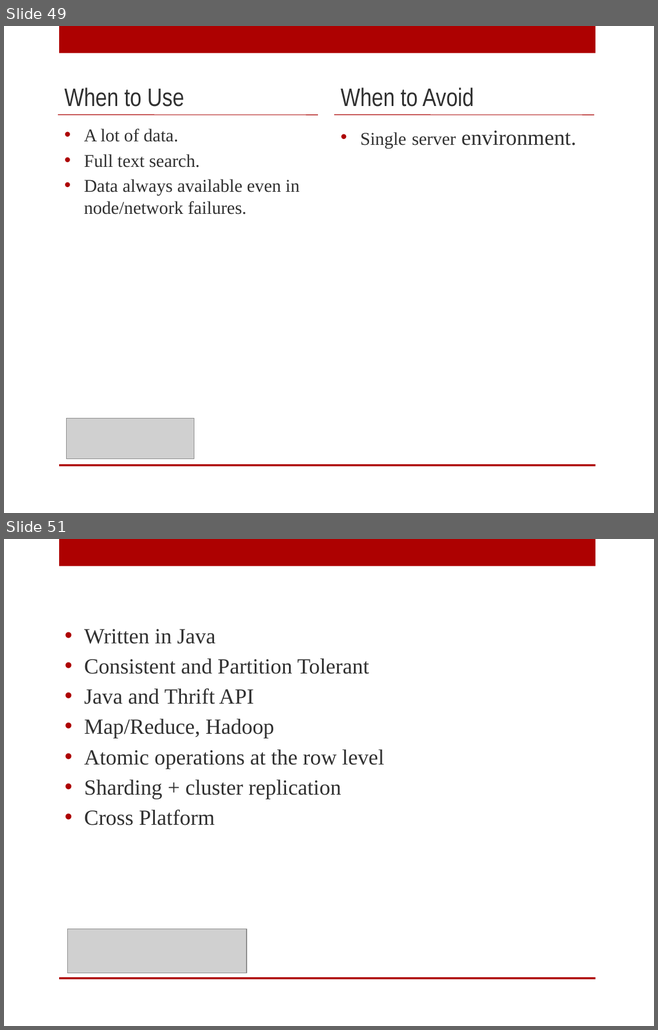
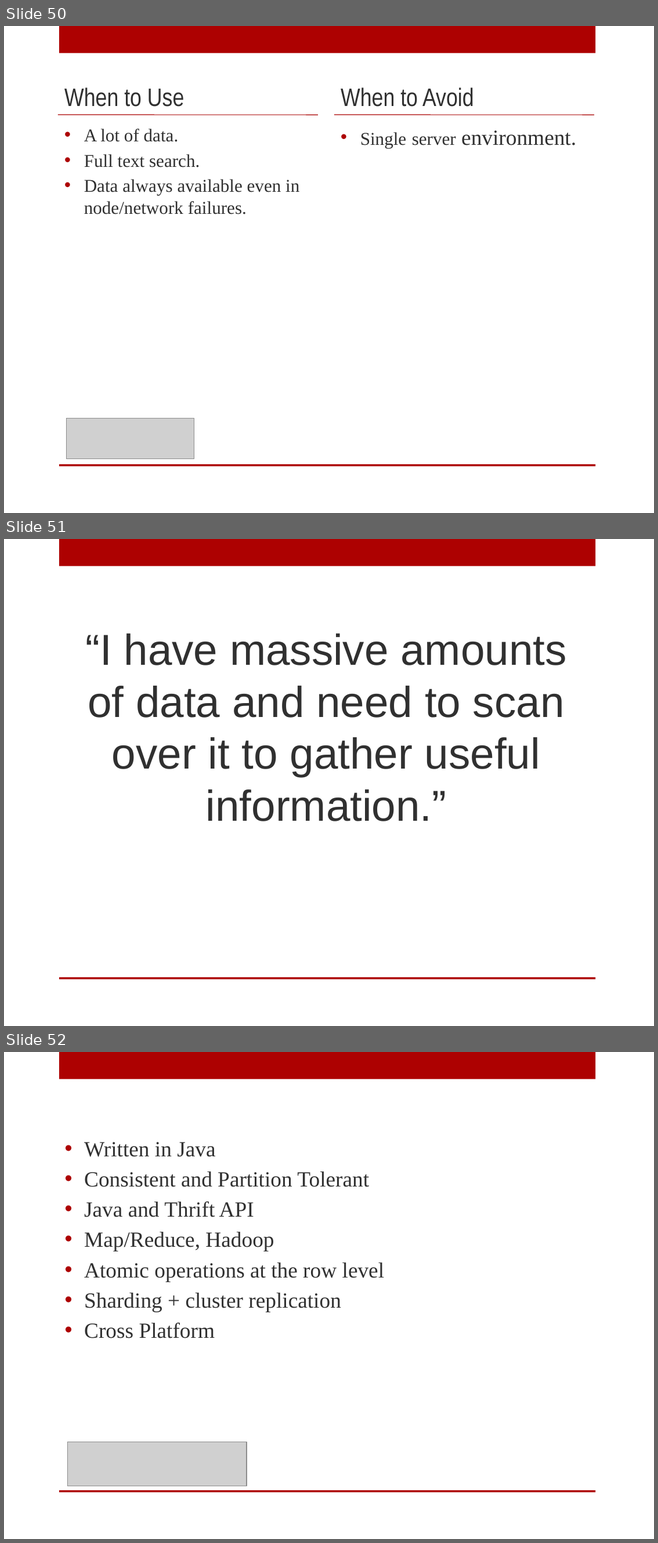
Before and after one commit to digitalBush/nosql-smackdown-talk, a slide deck: nosql-smackdown.pptx. Shown one above the other, each under a label of ours: slides 49 and 51 before the commit, slides 50, 51 and 52 after it; the slides between them are not shown. The pictures are 658x1030 and 658x1543 pixels, drawn with LibreOffice and Linux fonts; fonts in the diff are those of the drawing; grey boxes stand for pictures. Boxes give left, top, right and bottom in pixels: in the first picture for what was removed or moved away, otherwise in the second. Text is boxed around its words. In the diff, an @@ line names an element or a change of style, - is before the commit and + after.

```diff
--- a/nosql-smackdown.pptx
+++ b/nosql-smackdown.pptx
@@ slide 51 added at (4,539,654,1026), background #FFFFFF; not listed: 2 template elements that a slide beside it also shows @@
@@ text added at (85,634,566,821), 48 pt, text #303030 @@
+“I have massive amounts of data and need to scan over it to gather useful information.”
@@ what was slide 49 is now slide 50 @@
@@ what was slide 51 is now slide 52 @@
```
Also in this commit, not shown: 6 slides changed, 4 other slides added, 4 slides removed.
